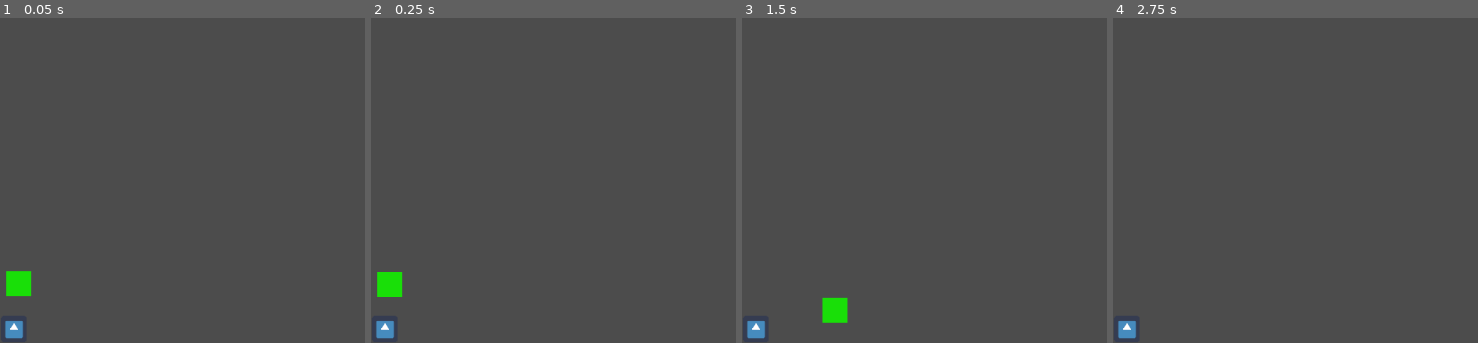
Above: before the commit, frames 1-4 (left to right).
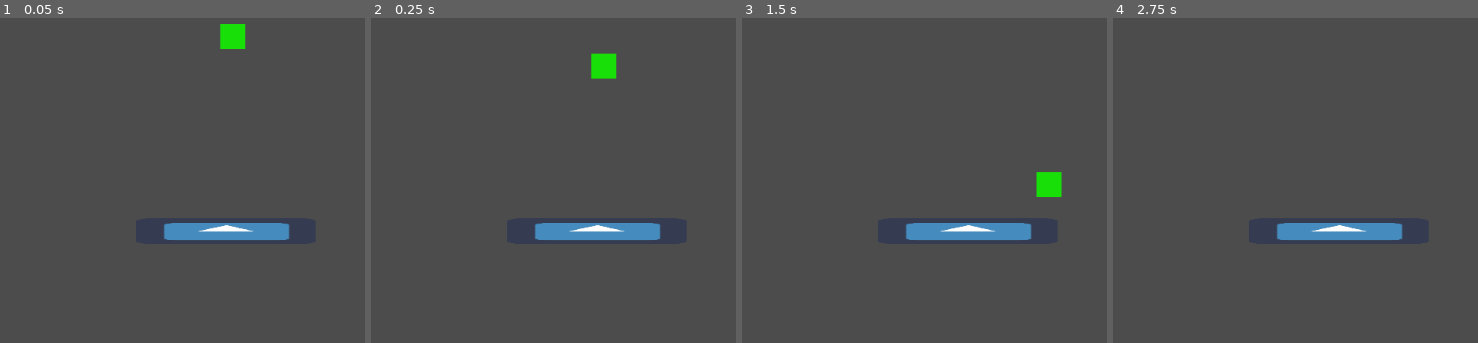
Above: after the commit, the same moments.

Repository: santyarellano/Shattered
Game: Godot game, scene res://Niveles/Playground.tscn
Two runs of this game, one before a commit and one after it. Both use one fixed random seed, a clock stepped at 60 frames per second and the inputs below. The project has no main scene, so this scene is started directly. The engine's default icon, where the game draws it, is replaced by a stand-in: a white triangle on a blue panel in a dark square.
Inputs:
- Up to frame 1 (0.05 s): no input
- Up to frame 2 (0.25 s): no input
- Up to frame 3 (1.5 s): hold Right (ui_right) from 0.53 s (still down); tap Space (ui_select) at 0.6, 0.77, 1.07, 1.35 s
- Up to frame 4 (2.75 s): tap Space (ui_select) at 1.52, 1.82, 2.1 s; release Right (ui_right) at 2.03 s; hold Left (ui_left) from 2.03 s (still down)

The runs differ from the first frame. In frame 1, 3.2% of the frame differs, in the area x 1-80%, y 1-99%; in frame 2, 3.2%, in the area x 1-80%, y 10-99%; in frame 3, 3.2%; in frame 4, 2.1%.

Commit message:
player movement & jump

Diff:
--- a/Niveles/Playground.tscn
+++ b/Niveles/Playground.tscn
@@ -6,7 +6,8 @@
 [node name="Playground" type="Node"]
 
 [node name="StaticBody2D" parent="." instance=ExtResource( 1 )]
-position = Vector2( 17.0694, 581.344 )
+position = Vector2( 283.469, 455.829 )
+scale = Vector2( 7, 1 )
 
 [node name="Player" parent="." instance=ExtResource( 2 )]
-position = Vector2( 23.993, 523.809 )
+position = Vector2( 298.077, 204.898 )
--- a/Obj/Player/Player.gd
+++ b/Obj/Player/Player.gd
@@ -3,12 +3,13 @@
 
 # Declare member variables here. Examples:
 export var walk_spd = 100
-export var jump_power = 1
-export var gravity = 30
-var walk_vel = 0
+export var jump_power = -300
+export var gravity = 1200
 var right = 0
 var left = 0
+var walk_vel = 0
 var velocity = Vector2()
+var jumping = false
 
 
 # Called when the node enters the scene tree for the first time.
@@ -34,11 +35,16 @@
 	else:
 		left = 0
 
+	var jump_key = Input.is_action_just_pressed("ui_select")
+	if jump_key and is_on_floor():
+		jumping = true
+		velocity.y = jump_power
+
 	velocity.x = walk_spd*(right - left)
 
 func _physics_process(delta):
 	get_input()
 	velocity.y += gravity * delta
-	#if jumping and is_on_floor():
-	#	jumping = false
-	velocity = move_and_slide(velocity)
+	if jumping and is_on_floor():
+		jumping = false
+	velocity = move_and_slide(velocity, Vector2(0, -1))
